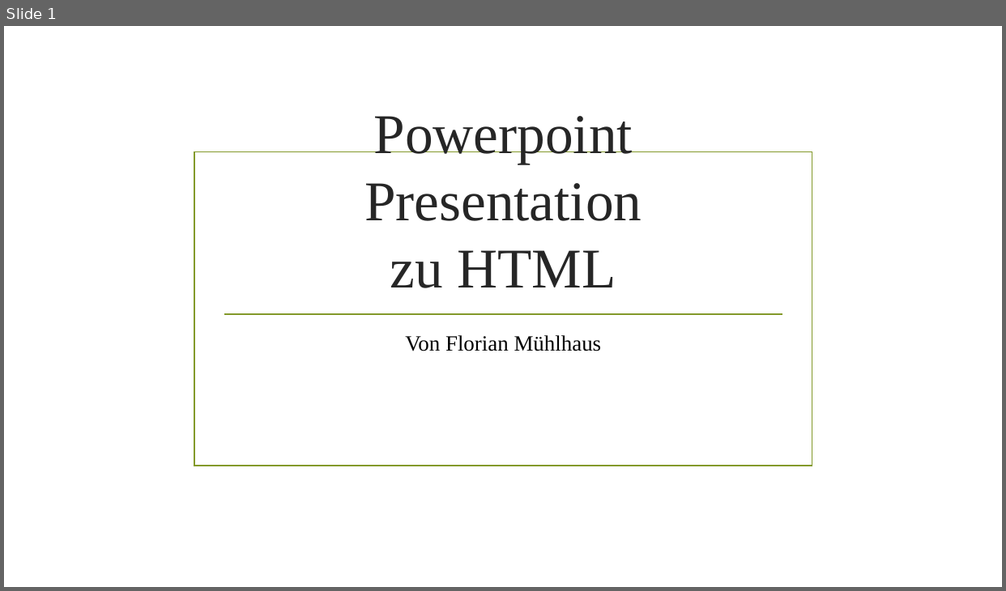
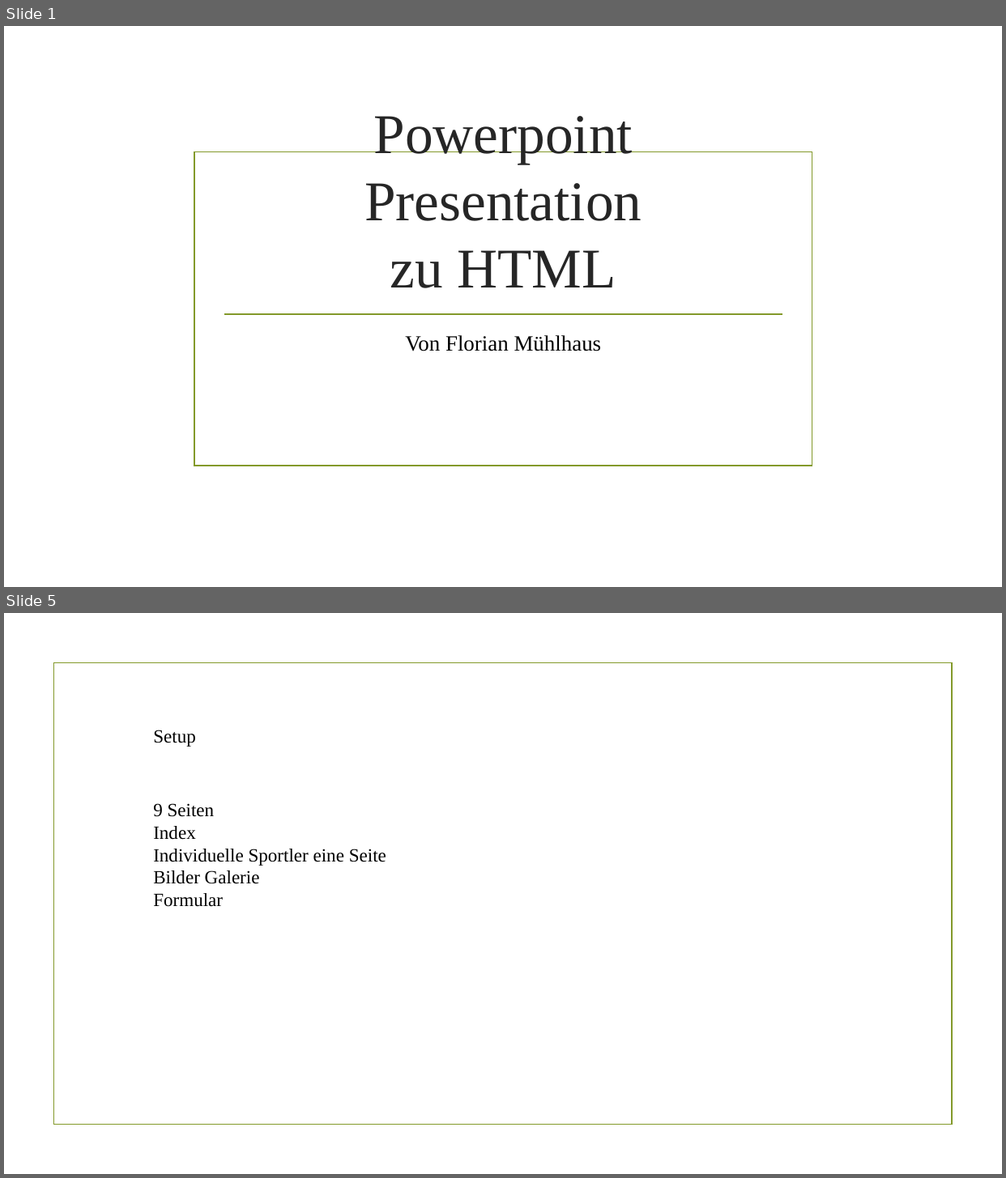
Before and after one commit to muhlhausfloriangmailcom/Div, a slide deck: html/Webseite/Html Präsentation.pptx. Shown one above the other, each under a label of ours: slide 1 before the commit, slides 1 and 5 after it; the slides between them are not shown. The pictures are 1006x591 and 1006x1178 pixels, drawn with LibreOffice and Linux fonts; fonts in the diff are those of the drawing; background and template pictures are left out. Boxes give left, top, right and bottom in pixels: in the first picture for what was removed or moved away, otherwise in the second. Text is boxed around its words. In the diff, an @@ line names an element or a change of style, - is before the commit and + after.

```diff
--- a/html/Webseite/Html Präsentation.pptx
+++ b/html/Webseite/Html Präsentation.pptx
@@ slide 5 added at [4, 613, 1002, 1174], background picture (left out) @@
@@ rectangle added at [53, 663, 952, 1125], outline #83992A 1.25 pt @@
@@ text added at [153, 730, 196, 747], 18 pt, text #000000 @@
+Setup
@@ text added at [153, 803, 386, 907], 18 pt, text #000000 @@
+9 Seiten
+Index
+Individuelle Sportler eine Seite
+Bilder Galerie
+Formular
```
Also in this commit, not shown: 3 other slides added, 3 slides removed, 1 other file.
